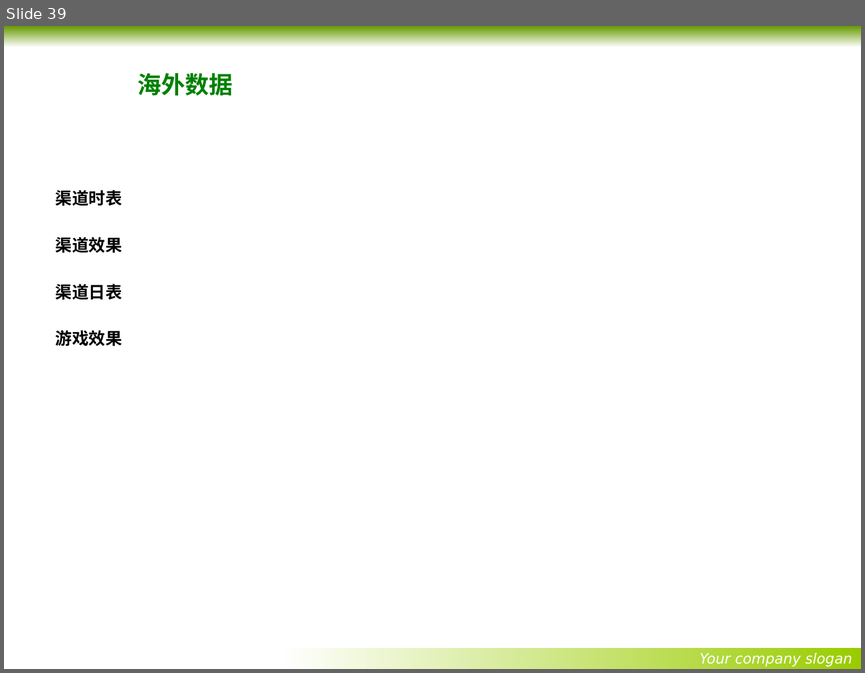
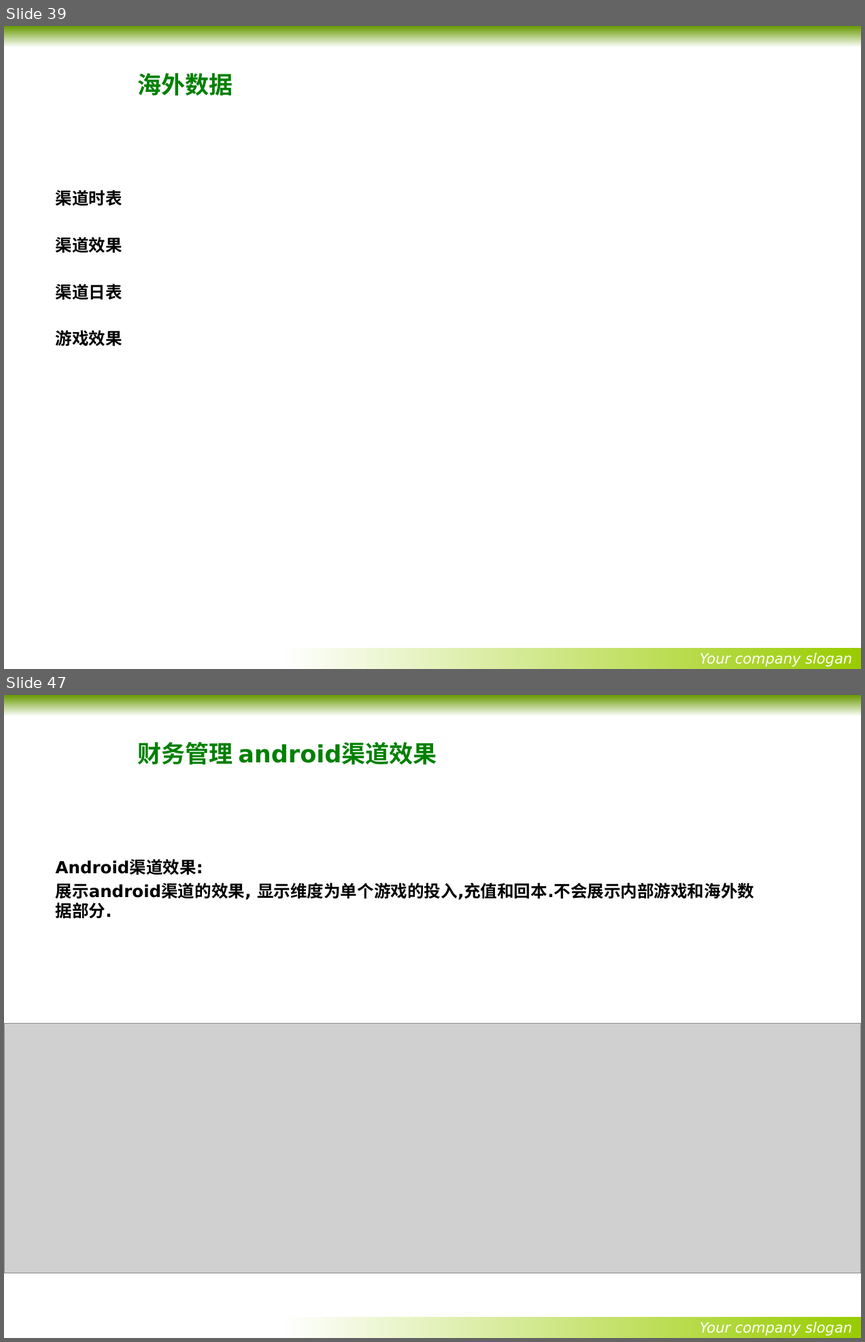
Before and after one commit to wangxiqunlucky/x-mind, a slide deck: youyun/优云项目讲解内容-最终正式版.pptx. Shown one above the other, each under a label of ours: slide 39 before the commit, slides 39 and 47 after it; the slides between them are not shown. The pictures are 865x673 and 865x1342 pixels, drawn with LibreOffice and Linux fonts; fonts in the diff are those of the drawing; grey boxes stand for pictures; background and template pictures are left out. Boxes give left, top, right and bottom in pixels: in the first picture for what was removed or moved away, otherwise in the second. Text is boxed around its words. In the diff, an @@ line names an element or a change of style, - is before the commit and + after.

Commit message:
2017年4月17日01:11:21
完成优云项目思维导图和ppt,还差数据库关系

```diff
--- a/youyun/优云项目讲解内容-最终正式版.pptx
+++ b/youyun/优云项目讲解内容-最终正式版.pptx
@@ slide 47 added at [4, 695, 861, 1338], background picture (left out); not listed: 2 template elements that a slide beside it also shows @@
@@ title added at [137, 742, 436, 765], 20 pt, text #008000, bold @@
+财务管理 android渠道效果
@@ text added at [56, 860, 754, 919], 14 pt, text #000000, bold @@
+Android渠道效果:
+展示android渠道的效果, 显示维度为单个游戏的投入,充值和回本.不会展示内部游戏和海外数据部分.
@@ picture added at [4, 1023, 861, 1272] @@
```
Also in this commit, not shown: 1 slide changed, 15 other slides added, 7 slides removed, 1 other file.
